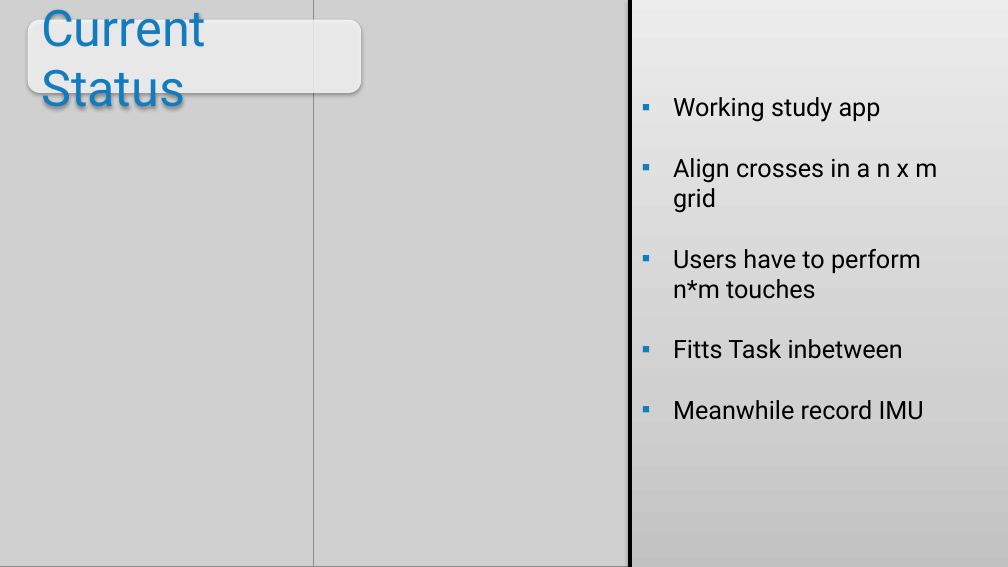
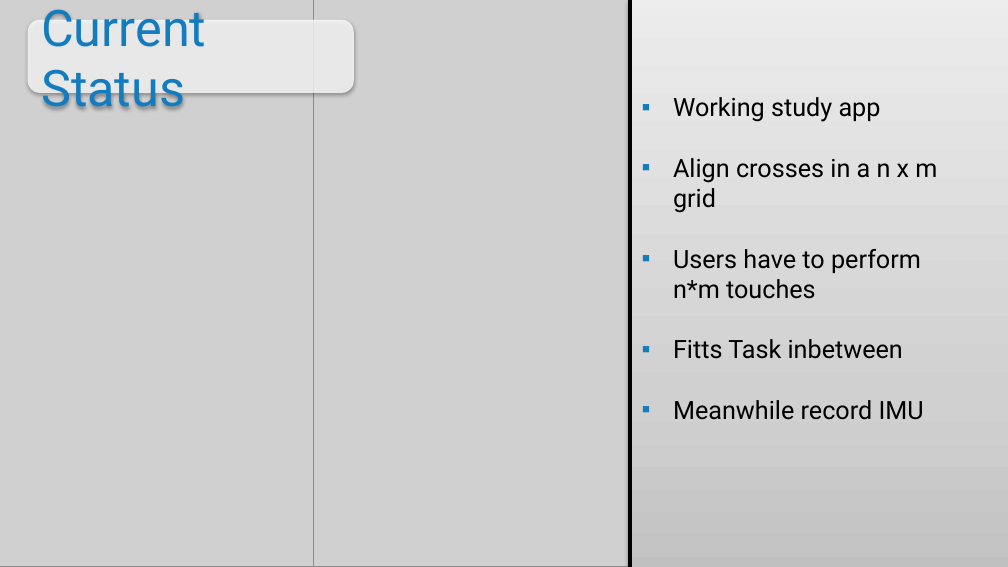
Before and after one commit to Stunkymonkey/fapra-imu, a slide deck: slide 3 of presentations/intermediate/Presentation_Buehler_Steuerlein.pptx. Drawn at 1008x567 pixels with LibreOffice and Linux fonts; fonts in the diff are those of the drawing; grey boxes stand for pictures; background and template pictures are left out. Boxes give left, top, right and bottom in pixels: in the first picture for what was removed or moved away, otherwise in the second. Text is boxed around its words. In the diff, an @@ line names an element or a change of style, - is before the commit and + after.

Commit message:
Presentation

```diff
--- a/presentations/intermediate/Presentation_Buehler_Steuerlein.pptx
+++ b/presentations/intermediate/Presentation_Buehler_Steuerlein.pptx
@@ rounded rectangle "Current Status": place and size @@
-rounded rectangle "Current Status" at [28,20,362,94]
+rounded rectangle "Current Status" at [28,20,354,94]
```
Also in this commit, not shown: 1 other slide changed, 1 other file.
